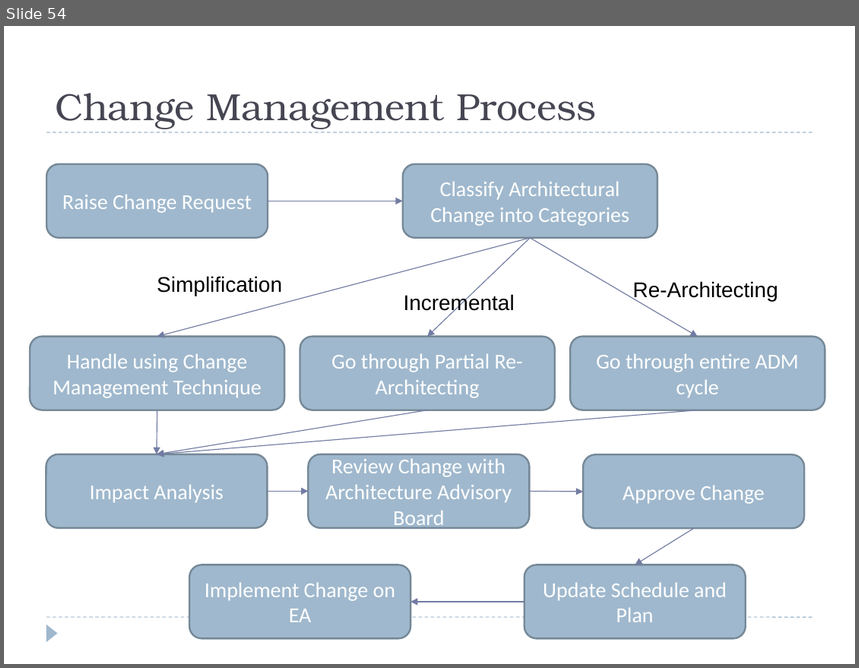
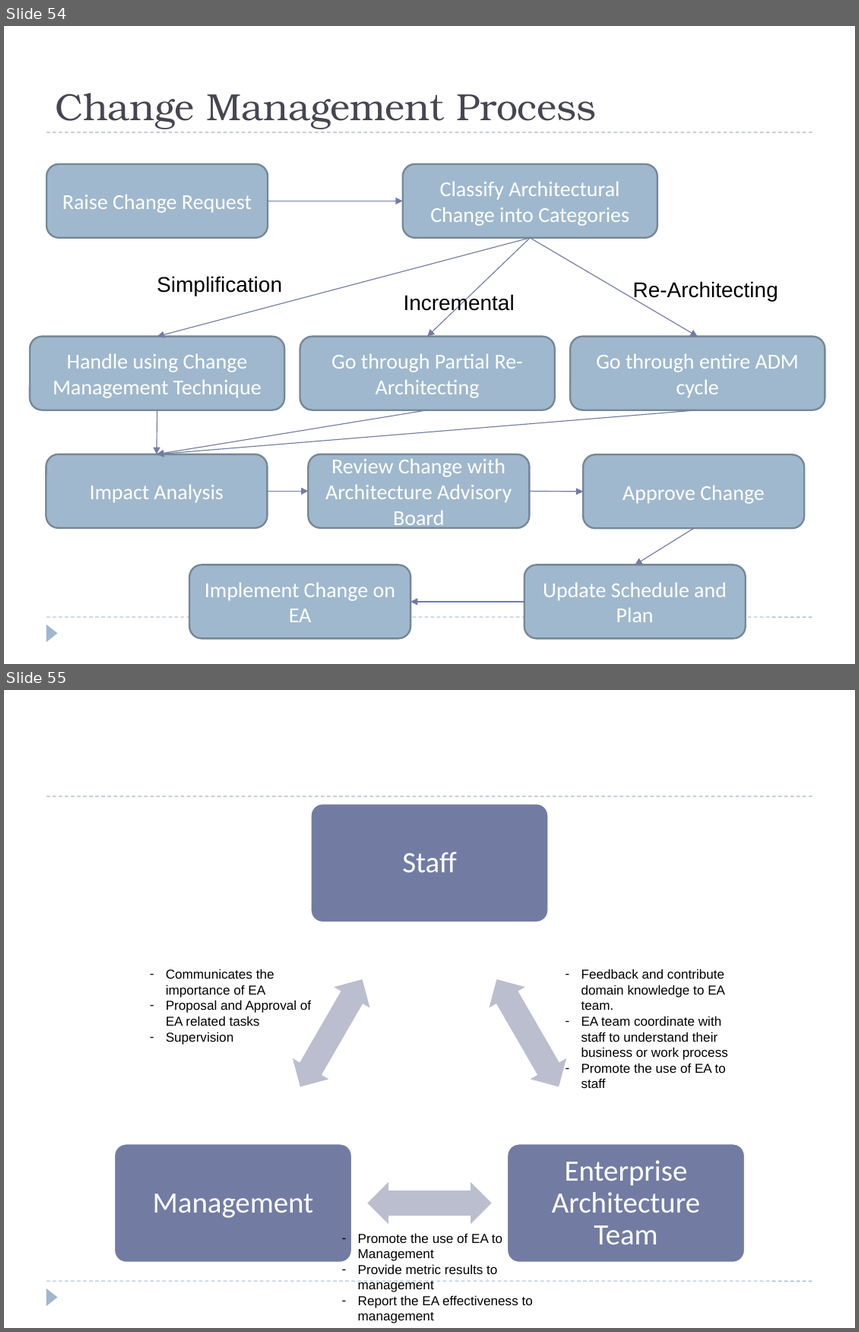
Before and after one commit to windieccf/t1-shipping, a slide deck: Enterprise Architech Presentation.pptx. Shown one above the other, each under a label of ours: slide 54 before the commit, slides 54 and 55 after it. The pictures are 859x668 and 859x1332 pixels, drawn with LibreOffice and Linux fonts; fonts in the diff are those of the drawing. Boxes give left, top, right and bottom in pixels: in the first picture for what was removed or moved away, otherwise in the second. Text is boxed around its words. In the diff, an @@ line names an element or a change of style, - is before the commit and + after.

```diff
--- a/Enterprise Architech Presentation.pptx
+++ b/Enterprise Architech Presentation.pptx
@@ slide 55 added at (x1=4, y1=690, x2=855, y2=1328), background #FFFFFF; not listed: 3 template elements that a slide beside it also shows @@
@@ text added at (x1=166, y1=969, x2=311, y2=1045), 11 pt, text #000000 @@
+– Communicates the importance of EA
+– Proposal and Approval of EA related tasks
+– Supervision
@@ group added at (x1=113, y1=804, x2=744, y2=1263): 3 rounded rectangles, 3 texts, 3 left right arrows @@
+Staff
+Enterprise Architecture Team
+Management
@@ text added at (x1=582, y1=969, x2=728, y2=1088), 11 pt, text #000000 @@
+– Feedback and contribute domain knowledge to EA team.
+– EA team coordinate with staff to understand their business or work process
+– Promote the use of EA to staff
@@ text added at (x1=358, y1=1233, x2=533, y2=1324), 11 pt, text #000000 @@
+– Promote the use of EA to Management
+– Provide metric results to management
+– Report the EA effectiveness to management
```
Also in this commit, not shown: 2 slides changed.
